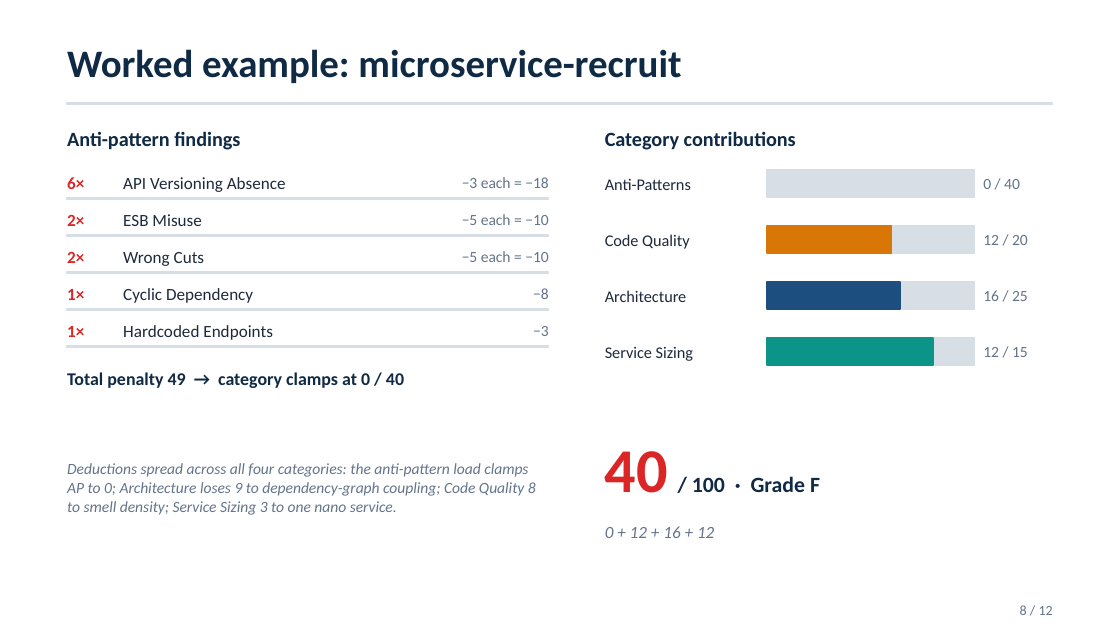
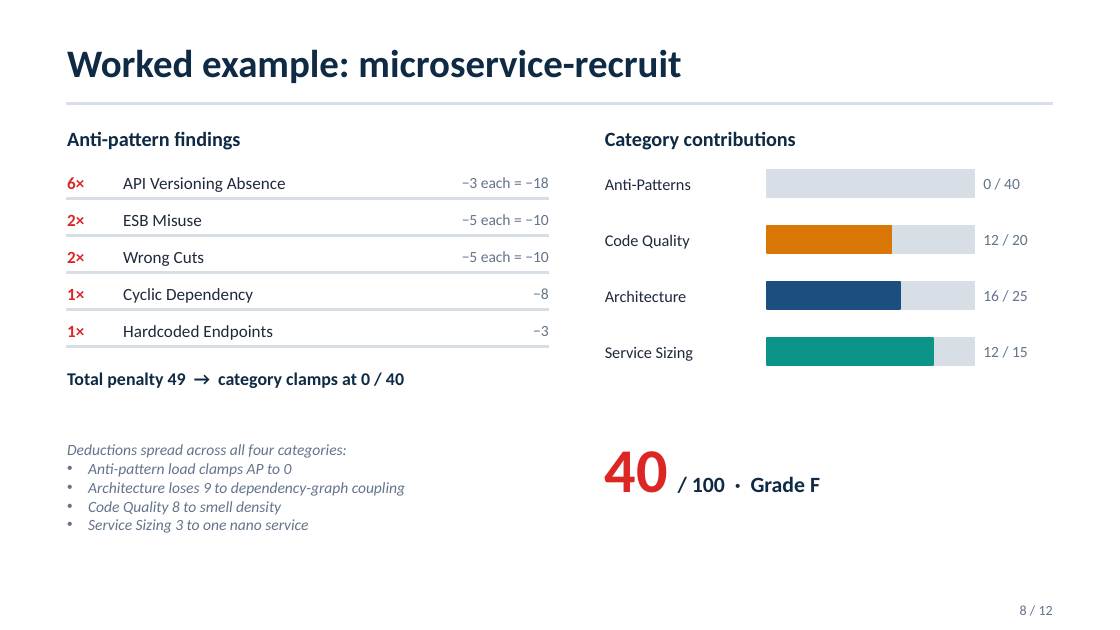
Before and after one commit to andrei45635/dissertation_backend, a slide deck: slide 8 of thesis/presentation/MSA_Detector_Defense_v2.pptx. Drawn at 1120x630 pixels with LibreOffice and Linux fonts; fonts in the diff are those of the drawing. Boxes give left, top, right and bottom in pixels: in the first picture for what was removed or moved away, otherwise in the second. Text is boxed around its words. In the diff, an @@ line names an element or a change of style, - is before the commit and + after.

Commit message:
update presentation

```diff
--- a/thesis/presentation/MSA_Detector_Defense_v2.pptx
+++ b/thesis/presentation/MSA_Detector_Defense_v2.pptx
@@ text at [67, 444, 405, 533]: text changed @@
-Deductions spread across all four categories: the anti-pattern load clamps AP to 0; Architecture loses 9 to dependency-graph coupling; Code Quality 8 to smell density; Service Sizing 3 to one nano service.
+Deductions spread across all four categories:
+• Anti-pattern load clamps AP to 0
+• Architecture loses 9 to dependency-graph coupling
+• Code Quality 8 to smell density
+• Service Sizing 3 to one nano service
@@ text removed at [605, 526, 714, 538] @@
-0 + 12 + 16 + 12
```
Also in this commit, not shown: 3 other slides changed, 1 other file.
